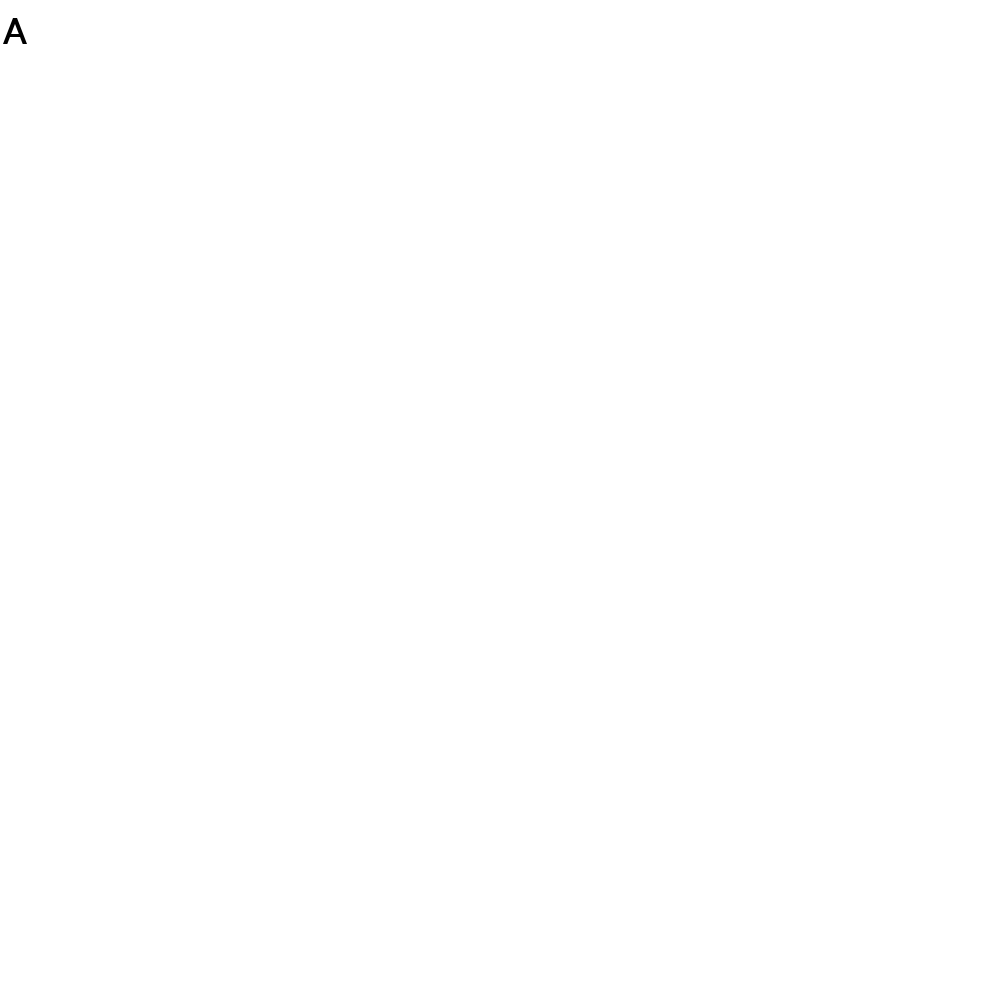
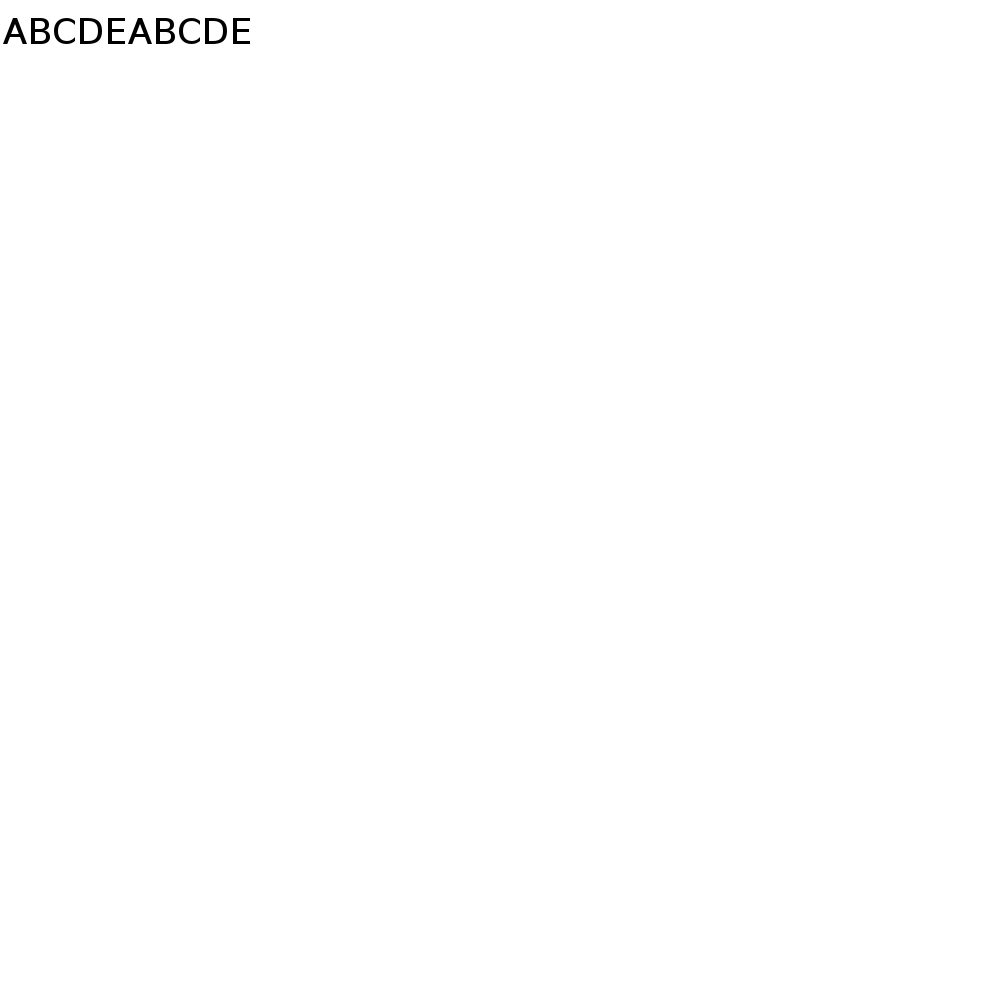
Before/after of a 1000 x 1000 layered artwork. What changed in the layer stack:
renamed "A" to "ABCDEABCDE", painted on it over box(31, 18, 250, 44)
